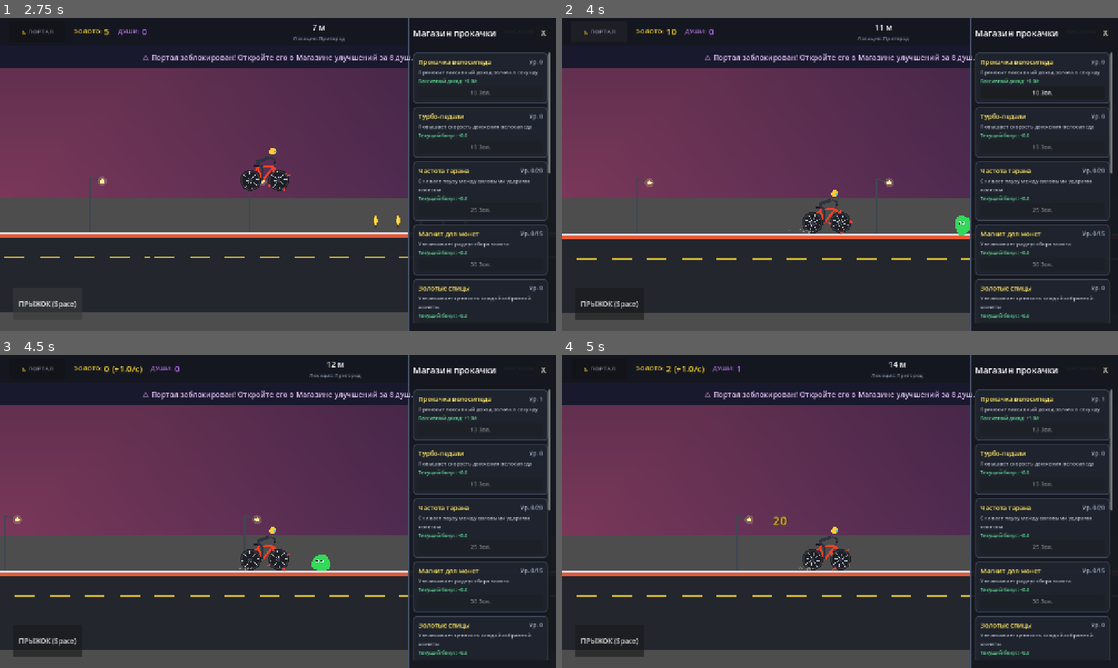
Above: before the commit, frames 1-4 (two rows, left to right).
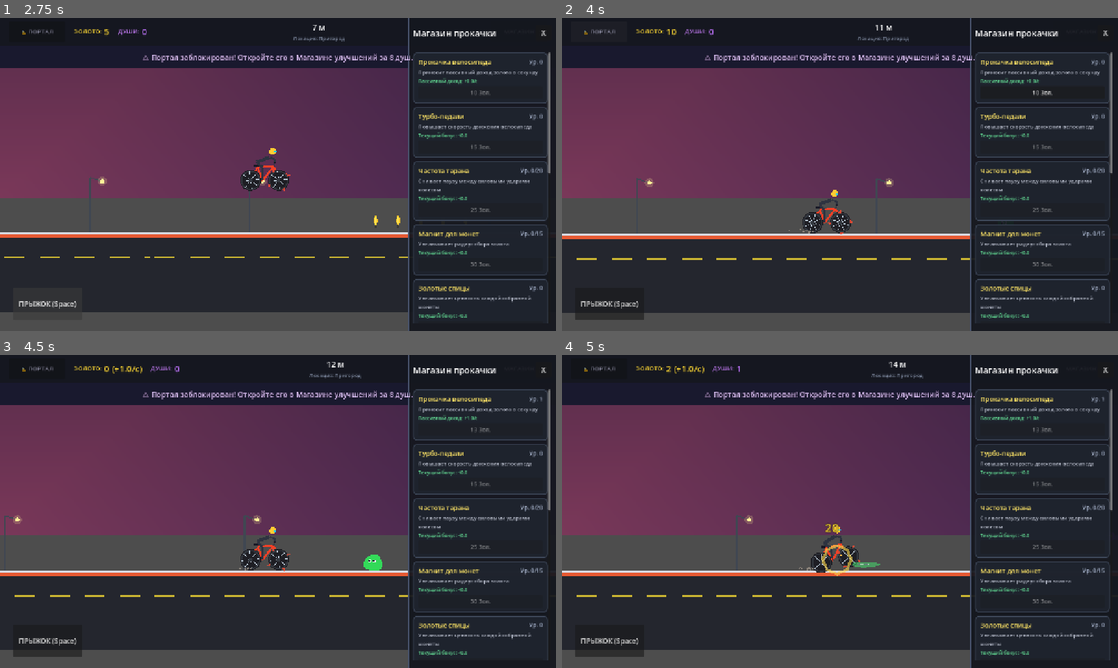
Above: after the commit, the same moments.

Repository: Derevo3/BikeSlayer
Game: Godot game, scene res://scenes/main.tscn
The game is run twice, just before and just after one commit, with the same random seed, the same clock (stepped at 60 frames per second) and the same inputs.
Inputs:
- Up to frame 1 (2.75 s): click "🔒 ПОРТАЛ" at 0.5 s; click "МАГАЗИН" at 1.25 s; click "ПРЫЖОК (Space)" at 2 s
- Up to frame 2 (4 s): click "НИТРО (Shift)" at 2.75 s; click "🔒 ПОРТАЛ" at 3.5 s
- Up to frame 3 (4.5 s): click "10 Зол." at 4.25 s
- Up to frame 4 (5 s): no input

Frame 1 is identical in both runs. In frame 2, 0.1% of the frame differs, in the area x 70-74%, y 63-70%; in frame 3, 0.3%; in frame 4, 0.9%, in the area x 37-58%, y 51-71%.

Commit message:
Изменено перемещение противников и переход по локациям (противники больше не двигаются сами, а при использовании телепорта локация обновляется)

Diff:
--- a/scripts/core/game_manager.gd
+++ b/scripts/core/game_manager.gd
@@ -34,7 +34,7 @@
 const AVAILABLE_DIMENSIONS: Array[String] = ["suburb", "forest", "wasteland", "cyber"]
 
 func change_dimension(dim_id: String) -> void:
-	if dim_id in AVAILABLE_DIMENSIONS and current_dimension != dim_id:
+	if dim_id in AVAILABLE_DIMENSIONS:
 		current_dimension = dim_id
 		EventBus.dimension_changed.emit(current_dimension)
 		stats_changed.emit()
--- a/scripts/enemies/base_enemy.gd
+++ b/scripts/enemies/base_enemy.gd
@@ -7,7 +7,7 @@
 @export var coins_reward: int = 3
 @export var souls_reward: int = 1
 @export var enemy_name: String = "BaseEnemy"
-@export var base_speed: float = 60.0
+@export var base_speed: float = 0.0
 @export var gravity: float = 980.0
 @export var flying: bool = false
 
@@ -19,6 +19,7 @@
 @onready var hurtbox: Area2D = $Hurtbox
 
 func _ready() -> void:
+	add_to_group("enemy")
 	current_health = max_health
 
 func _physics_process(delta: float) -> void:
@@ -27,9 +28,11 @@
 
 	if not flying and not is_on_floor():
 		velocity.y += gravity * delta
+	else:
+		velocity.y = 0.0
 
-	# Враги медленно двигаются навстречу байку
-	velocity.x = -base_speed
+	# Противники привязаны к земле и никогда не двигаются по горизонтали
+	velocity.x = 0.0
 	move_and_slide()
 
 	# Очистка, если игрок уехал далеко вперед
@@ -45,9 +48,8 @@
 	_spawn_damage_number(amount, hit_pos)
 	_play_hit_flash()
 
-	# Импульс отскока при ударе велосипедом
-	velocity.x = 220.0
-	velocity.y = -140.0
+	# При столкновении и ударе противник остается неподвижным
+	velocity = Vector2.ZERO
 
 	if current_health <= 0.0:
 		die()
--- a/scripts/enemies/bat_enemy.gd
+++ b/scripts/enemies/bat_enemy.gd
@@ -9,7 +9,7 @@
 	coins_reward = 5
 	souls_reward = 2
 	enemy_name = "Bat"
-	base_speed = 70.0
+	base_speed = 0.0
 	flying = true
 
 func _ready() -> void:
@@ -23,9 +23,14 @@
 	if is_dead:
 		return
 
-	wing_anim_phase += delta * 14.0
-	# Парение вверх-вниз
-	position.y = base_y + sin(wing_anim_phase * 0.4) * 15.0
+	var player = get_tree().get_first_node_in_group("player")
+	var is_world_stopped = player and "velocity" in player and abs(player.velocity.x) < 1.0
+	var flap_mult = 0.4 if is_world_stopped else 1.0
+
+	wing_anim_phase += delta * 14.0 * flap_mult
+	# Парение вверх-вниз (затухает до легкого зависания при остановке мира)
+	var amp = 4.0 if is_world_stopped else 15.0
+	position.y = base_y + sin(wing_anim_phase * 0.4) * amp
 	if visuals:
 		visuals.queue_redraw()
 
--- a/scripts/enemies/enemy_spawner.gd
+++ b/scripts/enemies/enemy_spawner.gd
@@ -23,6 +23,33 @@
 var active_boss: Node = null
 
 func _ready() -> void:
+	EventBus.dimension_changed.connect(_on_dimension_changed)
+	_schedule_next_spawn()
+
+func _on_dimension_changed(_dim_id: String) -> void:
+	clear_all_enemies()
+
+## Уничтожает всех существующих противников на карте при смене локации
+func clear_all_enemies() -> void:
+	# 1. Удаляем всех детей внутри спавнера
+	for child in get_children():
+		if is_instance_valid(child):
+			child.queue_free()
+
+	# 2. Удаляем всех врагов в глобальных группах "enemy" и "boss"
+	var enemies = get_tree().get_nodes_in_group("enemy")
+	for e in enemies:
+		if is_instance_valid(e):
+			e.queue_free()
+
+	var bosses = get_tree().get_nodes_in_group("boss")
+	for b in bosses:
+		if is_instance_valid(b):
+			b.queue_free()
+
+	# 3. Сбрасываем босса и счетчики
+	active_boss = null
+	regular_enemies_spawned = 0
 	_schedule_next_spawn()
 
 func _schedule_next_spawn() -> void:
@@ -31,6 +58,12 @@
 
 func _process(delta: float) -> void:
 	if not player:
+		return
+
+	# Не спавним новых врагов, пока активен босс или пока игрок остановлен
+	if is_instance_valid(active_boss) and not active_boss.is_dead:
+		return
+	if "velocity" in player and abs(player.velocity.x) < 1.0:
 		return
 
 	timer += delta
--- a/scripts/enemies/forest_boss_enemy.gd
+++ b/scripts/enemies/forest_boss_enemy.gd
@@ -20,12 +20,13 @@
 	coins_reward = 80
 	souls_reward = 25
 	enemy_name = "Древний Леший"
-	base_speed = 28.0
+	base_speed = 0.0
 	flying = false
 
 func _ready() -> void:
 	super._ready()
 	add_to_group("boss")
+	add_to_group("enemy")
 	if visuals:
 		visuals.draw.connect(_draw_boss)
 	if hp_bar:
@@ -34,20 +35,19 @@
 
 func set_engaged(p_engaged: bool) -> void:
 	is_engaged = p_engaged
-	if is_engaged:
-		velocity.x = 0.0
+	velocity = Vector2.ZERO
 
 func _physics_process(delta: float) -> void:
 	if is_dead:
 		return
 
-	if is_engaged:
-		velocity.x = 0.0
-		if not is_on_floor():
-			velocity.y += gravity * delta
-		move_and_slide()
+	if not is_on_floor():
+		velocity.y += gravity * delta
 	else:
-		super._physics_process(delta)
+		velocity.y = 0.0
+
+	velocity.x = 0.0
+	move_and_slide()
 
 	# Поступь древнего древесного титана
 	anim_phase += delta * (5.5 if is_engaged else 4.0)
@@ -65,11 +65,7 @@
 	_spawn_damage_number(amount, hit_pos)
 	_play_hit_flash()
 
-	velocity.x = 0.0
-	if visuals:
-		var recoil_tw = create_tween()
-		visuals.position.x = 6.0
-		recoil_tw.tween_property(visuals, "position:x", 0.0, 0.1)
+	velocity = Vector2.ZERO
 
 	_update_hp_display()
 	_apply_camera_shake(3.5)
--- a/scripts/enemies/mini_boss_enemy.gd
+++ b/scripts/enemies/mini_boss_enemy.gd
@@ -18,12 +18,13 @@
 	coins_reward = 50
 	souls_reward = 15
 	enemy_name = "Голиаф"
-	base_speed = 30.0
+	base_speed = 0.0
 	flying = false
 
 func _ready() -> void:
 	super._ready()
 	add_to_group("boss")
+	add_to_group("enemy")
 	if visuals:
 		visuals.draw.connect(_draw_boss)
 	if hp_bar:
@@ -32,20 +33,19 @@
 
 func set_engaged(p_engaged: bool) -> void:
 	is_engaged = p_engaged
-	if is_engaged:
-		velocity.x = 0.0
+	velocity = Vector2.ZERO
 
 func _physics_process(delta: float) -> void:
 	if is_dead:
 		return
 
-	if is_engaged:
-		velocity.x = 0.0
-		if not is_on_floor():
-			velocity.y += gravity * delta
-		move_and_slide()
+	if not is_on_floor():
+		velocity.y += gravity * delta
 	else:
-		super._physics_process(delta)
+		velocity.y = 0.0
+
+	velocity.x = 0.0
+	move_and_slide()
 
 	# Тяжелая покачивающаяся походка / стойка противостояния
 	anim_phase += delta * (6.0 if is_engaged else 4.5)
@@ -63,12 +63,7 @@
 	_spawn_damage_number(amount, hit_pos)
 	_play_hit_flash()
 
-	# При ударе босс вздрагивает на месте от сокрушительного напора колеса
-	velocity.x = 0.0
-	if visuals:
-		var recoil_tw = create_tween()
-		visuals.position.x = 6.0
-		recoil_tw.tween_property(visuals, "position:x", 0.0, 0.1)
+	velocity = Vector2.ZERO
 
 	_update_hp_display()
 	_apply_camera_shake(3.5)
--- a/scripts/enemies/slime_enemy.gd
+++ b/scripts/enemies/slime_enemy.gd
@@ -9,7 +9,7 @@
 	coins_reward = 2
 	souls_reward = 1
 	enemy_name = "Слизень"
-	base_speed = 40.0
+	base_speed = 0.0
 	flying = false
 
 ## Применяет улучшения противника перед спавном
@@ -35,10 +35,14 @@
 	if is_dead:
 		return
 
-	# Анимация сжатия и растяжения при ходьбе
-	anim_phase += delta * (8.0 if is_red_slime else 7.0)
-	var squash = 1.0 + sin(anim_phase) * 0.18
-	var stretch = 1.0 - sin(anim_phase) * 0.15
+	# Пульсация слизня на земле (замедляется до спокойного дыхания при остановке мира)
+	var player = get_tree().get_first_node_in_group("player")
+	var is_world_stopped = player and "velocity" in player and abs(player.velocity.x) < 1.0
+	var speed_mult = 0.25 if is_world_stopped else 1.0
+
+	anim_phase += delta * (8.0 if is_red_slime else 7.0) * speed_mult
+	var squash = 1.0 + sin(anim_phase) * (0.06 if is_world_stopped else 0.18)
+	var stretch = 1.0 - sin(anim_phase) * (0.05 if is_world_stopped else 0.15)
 	if visuals:
 		visuals.scale = Vector2(stretch, squash)
 		visuals.queue_redraw()
--- a/scripts/enemies/treant_enemy.gd
+++ b/scripts/enemies/treant_enemy.gd
@@ -15,7 +15,7 @@
 	coins_reward = 8
 	souls_reward = 3
 	enemy_name = "Древень"
-	base_speed = 38.0
+	base_speed = 0.0
 	flying = false
 
 func _ready() -> void:
@@ -28,13 +28,23 @@
 	if is_dead:
 		return
 
-	# Неуклюжая переваливающаяся походка лесного пня
-	anim_phase += delta * 6.5
-	var step_wobble = sin(anim_phase)
-	if visuals:
-		visuals.rotation = step_wobble * 0.08
-		visuals.position.y = -abs(sin(anim_phase * 2.0)) * 3.5
-		visuals.queue_redraw()
+	var player = get_tree().get_first_node_in_group("player")
+	var is_world_stopped = player and "velocity" in player and abs(player.velocity.x) < 1.0
+
+	if is_world_stopped:
+		# При остановке мира древень неподвижно замирает как вековое дерево
+		if visuals:
+			visuals.rotation = move_toward(visuals.rotation, 0.0, delta * 3.0)
+			visuals.position.y = move_toward(visuals.position.y, 0.0, delta * 8.0)
+			visuals.queue_redraw()
+	else:
+		# Покачивание лесного стража на ветру
+		anim_phase += delta * 6.5
+		var step_wobble = sin(anim_phase)
+		if visuals:
+			visuals.rotation = step_wobble * 0.08
+			visuals.position.y = -abs(sin(anim_phase * 2.0)) * 3.5
+			visuals.queue_redraw()
 
 func _draw_treant() -> void:
 	# 1. Тень
--- a/scripts/enemies/wasp_enemy.gd
+++ b/scripts/enemies/wasp_enemy.gd
@@ -16,7 +16,7 @@
 	coins_reward = 10
 	souls_reward = 4
 	enemy_name = "Шершень"
-	base_speed = 85.0
+	base_speed = 0.0
 	flying = true
 
 func _ready() -> void:
@@ -30,9 +30,15 @@
 	if is_dead:
 		return
 
-	wing_phase += delta * 36.0
-	# Волнообразное жужжащее парение в воздухе
-	position.y = base_y + sin(wing_phase * 0.25) * 14.0 + cos(wing_phase * 0.12) * 5.0
+	var player = get_tree().get_first_node_in_group("player")
+	var is_world_stopped = player and "velocity" in player and abs(player.velocity.x) < 1.0
+	var buzz_mult = 0.35 if is_world_stopped else 1.0
+
+	wing_phase += delta * 36.0 * buzz_mult
+	# Волнообразное жужжащее парение в воздухе (замирает при остановке мира)
+	var amp_y = 3.0 if is_world_stopped else 14.0
+	var amp_x = 1.0 if is_world_stopped else 5.0
+	position.y = base_y + sin(wing_phase * 0.25) * amp_y + cos(wing_phase * 0.12) * amp_x
 	if visuals:
 		visuals.queue_redraw()
 
--- a/scripts/player/player_bike.gd
+++ b/scripts/player/player_bike.gd
@@ -31,6 +31,7 @@
 var ram_anim_time: float = 0.0
 var original_visual_pos: Vector2 = Vector2.ZERO
 var current_boss_target: Node = null
+var is_fighting_boss: bool = false
 
 var jump_buffer_timer: float = 0.0
 var coyote_timer: float = 0.0
@@ -41,10 +42,30 @@
 	original_visual_pos = bike_visuals.position
 	EventBus.boost_activated.connect(_on_boost_started)
 	EventBus.boost_ended.connect(_on_boost_ended)
+	EventBus.dimension_changed.connect(_on_dimension_changed)
 	UpgradeManager.upgrades_updated.connect(_update_stats_from_upgrades)
 	if coin_collector:
 		coin_collector.area_entered.connect(_on_coin_collector_area_entered)
 	_update_stats_from_upgrades()
+
+func _on_dimension_changed(_dim_id: String) -> void:
+	# Сброс дуэлей с боссом при переходе в новую локацию
+	current_boss_target = null
+	whip_target = null
+	is_fighting_boss = false
+	is_tailwhip_attack = false
+	is_ramming = false
+	bike_visuals.position = original_visual_pos
+	bike_visuals.rotation = 0.0
+	if frame:
+		frame.is_tailwhip = false
+		frame.queue_redraw()
+	if back_wheel:
+		back_wheel.position = Vector2(-28, 0)
+		back_wheel.scale = Vector2(1, 1)
+		back_wheel.z_index = 0
+		back_wheel.is_spinning_attack = false
+		back_wheel.queue_redraw()
 
 func _update_stats_from_upgrades() -> void:
 	current_speed = UpgradeManager.get_value("bike_speed", 300.0)
@@ -101,7 +122,7 @@
 		_check_jump()
 
 	# Проверка статуса противостояния с боссом
-	var is_fighting_boss: bool = false
+	is_fighting_boss = false
 	if is_instance_valid(current_boss_target):
 		if current_boss_target.is_dead:
 			current_boss_target = null
--- a/scripts/world/world_generator.gd
+++ b/scripts/world/world_generator.gd
@@ -13,9 +13,16 @@
 var next_chunk_x: float = -640.0 # Начинаем немного позади стартовой позиции игрока
 
 func _ready() -> void:
+	EventBus.dimension_changed.connect(_on_dimension_changed)
 	# Спавним начальные чанки, чтобы мир был готов сразу
 	for i in range(active_chunks_ahead + 2):
 		_spawn_next_chunk()
+
+func _on_dimension_changed(_dim_id: String) -> void:
+	# При смене локации карта обновляется: перерисовываем все активные чанки
+	for chunk in active_chunks:
+		if is_instance_valid(chunk):
+			chunk.queue_redraw()
 
 func _process(_delta: float) -> void:
 	if not player:
